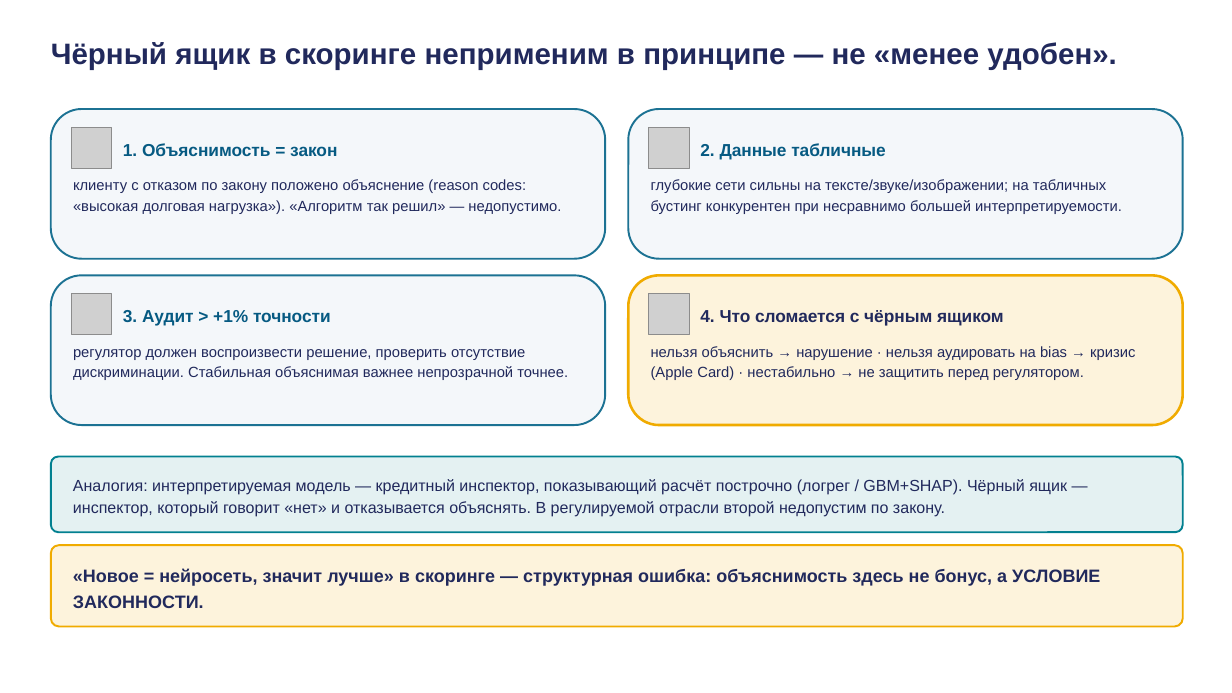
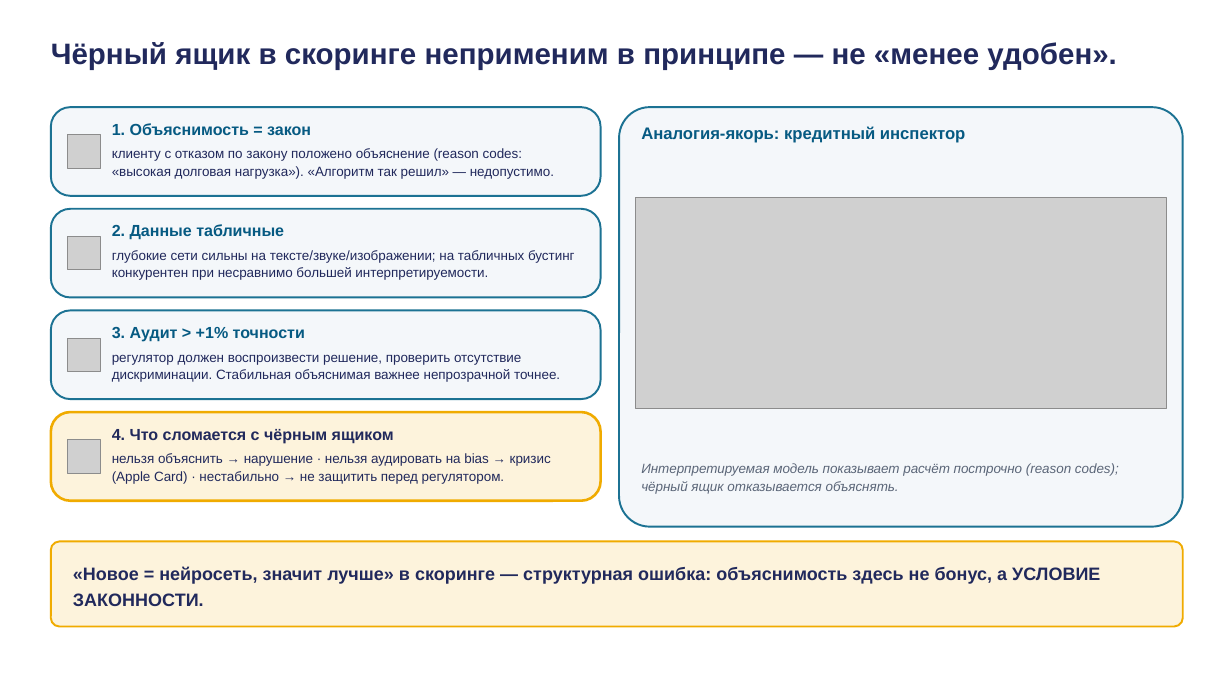
Before and after one commit to tellina-study/AI-usage-lessons, a slide deck: slide 17 of library/lectures/lec-05/rendered/lec-05.pptx. Drawn at 1232x693 pixels with LibreOffice and Linux fonts; fonts in the diff are those of the drawing; grey boxes stand for pictures. Boxes give left, top, right and bottom in pixels: in the first picture for what was removed or moved away, otherwise in the second. Text is boxed around its words. In the diff, an @@ line names an element or a change of style, - is before the commit and + after.

```diff
--- a/library/lectures/lec-05/rendered/lec-05.pptx
+++ b/library/lectures/lec-05/rendered/lec-05.pptx
@@ rounded rectangle: place and size @@
-rounded rectangle at bbox=[51, 109, 605, 259]
+rounded rectangle at bbox=[51, 107, 601, 196]
@@ text "1. Объяснимость = закон": place and size @@
-text "1. Объяснимость = закон" at bbox=[123, 143, 337, 156]
+text "1. Объяснимость = закон" at bbox=[112, 123, 311, 135]
@@ rounded rectangle: place and size @@
-rounded rectangle at bbox=[51, 457, 1183, 532]
+rounded rectangle at bbox=[619, 107, 1183, 527]
@@ rounded rectangle at bbox=[619, 107, 1183, 527]: fill #E4F1F2 to #F4F7FA; outline #028090 1.5 pt to #1C7293 1.5 pt; proportions changed @@
@@ picture: place and size @@
-picture at bbox=[71, 128, 112, 168]
+picture at bbox=[67, 135, 101, 168]
@@ text "клиенту с отказом по закону ...": place and size @@
-text "клиенту с отказом по закону ..." at bbox=[73, 179, 561, 214]
+text "клиенту с отказом по закону ..." at bbox=[112, 148, 554, 179]
@@ text at bbox=[641, 126, 965, 143]: text changed; size 12.5 to 13 pt; text colour #21295C to #065A82; bold on @@
-Аналогия: интерпретируемая модель — кредитный инспектор, показывающий расчёт построчно (логрег / GBM+SHAP). Чёрный ящик — инспектор, который говорит «нет» и отказывается объяснять. В регулируемой отрасли второй недопустим по закону.
+Аналогия-якорь: кредитный инспектор
@@ text "Аналогия-якорь: кредитный инспектор" at bbox=[641, 126, 965, 143]: vertical alignment middle to top @@
@@ rounded rectangle: place and size @@
-rounded rectangle at bbox=[628, 109, 1183, 259]
+rounded rectangle at bbox=[51, 209, 601, 298]
@@ picture added at bbox=[636, 198, 1166, 409] @@
@@ picture: place and size @@
-picture at bbox=[649, 128, 689, 168]
+picture at bbox=[67, 237, 101, 270]
@@ text "2. Данные табличные": place and size @@
-text "2. Данные табличные" at bbox=[700, 143, 886, 160]
+text "2. Данные табличные" at bbox=[112, 224, 284, 240]
@@ text "глубокие сети сильны на тексте/звуке/изображении; ...": place and size @@
-text "глубокие сети сильны на тексте/звуке/изображении; ..." at bbox=[651, 179, 1122, 214]
+text "глубокие сети сильны на тексте/звуке/изображении; ..." at bbox=[112, 250, 575, 280]
@@ rounded rectangle: place and size @@
-rounded rectangle at bbox=[51, 275, 605, 425]
+rounded rectangle at bbox=[51, 311, 601, 399]
@@ text "3. Аудит > +1% точности": place and size @@
-text "3. Аудит > +1% точности" at bbox=[123, 310, 331, 326]
+text "3. Аудит > +1% точности" at bbox=[112, 327, 305, 342]
@@ picture: place and size @@
-picture at bbox=[71, 294, 112, 335]
+picture at bbox=[67, 338, 101, 372]
@@ text "регулятор должен воспроизвести решение, проверить ...": place and size @@
-text "регулятор должен воспроизвести решение, проверить ..." at bbox=[73, 349, 568, 380]
+text "регулятор должен воспроизвести решение, проверить ..." at bbox=[112, 354, 560, 382]
@@ proportions changed in 4 elements at bbox=[51, 311, 601, 399], bbox=[51, 107, 601, 196], bbox=[51, 209, 601, 298], bbox=[51, 412, 601, 501] @@
@@ rounded rectangle: place and size @@
-rounded rectangle at bbox=[628, 275, 1183, 425]
+rounded rectangle at bbox=[51, 412, 601, 501]
@@ picture: place and size @@
-picture at bbox=[649, 294, 689, 335]
+picture at bbox=[67, 440, 101, 473]
@@ size 13.5 to 12.5 pt; vertical alignment middle to top in 4 elements at bbox=[112, 123, 311, 135], bbox=[112, 327, 305, 342], bbox=[112, 224, 284, 240], bbox=[112, 429, 394, 444] @@
@@ size 11.5 to 10.5 pt; line spacing 1.14 to 1.08 in 4 elements at bbox=[112, 354, 560, 382], bbox=[112, 148, 554, 179], bbox=[112, 250, 575, 280], bbox=[112, 453, 551, 484] @@
@@ text "4. Что сломается с чёрным ...": place and size @@
-text "4. Что сломается с чёрным ..." at bbox=[700, 310, 1004, 326]
+text "4. Что сломается с чёрным ..." at bbox=[112, 429, 394, 444]
@@ text "нельзя объяснить → нарушение · ...": place and size @@
-text "нельзя объяснить → нарушение · ..." at bbox=[651, 346, 1135, 380]
+text "нельзя объяснить → нарушение · ..." at bbox=[112, 453, 551, 484]
@@ text added at bbox=[641, 463, 1119, 494], 10.5 pt, text #5B6678, italic @@
+Интерпретируемая модель показывает расчёт построчно (reason codes); чёрный ящик отказывается объяснять.
```
Also in this commit, not shown: 16 other slides changed, 1 slide added, 1 slide removed, 35 other files.
